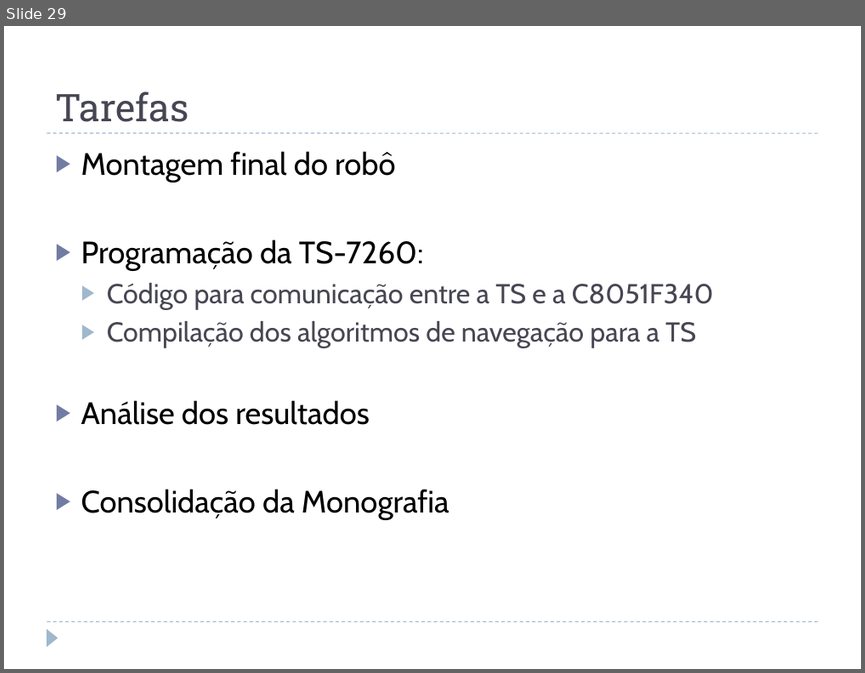
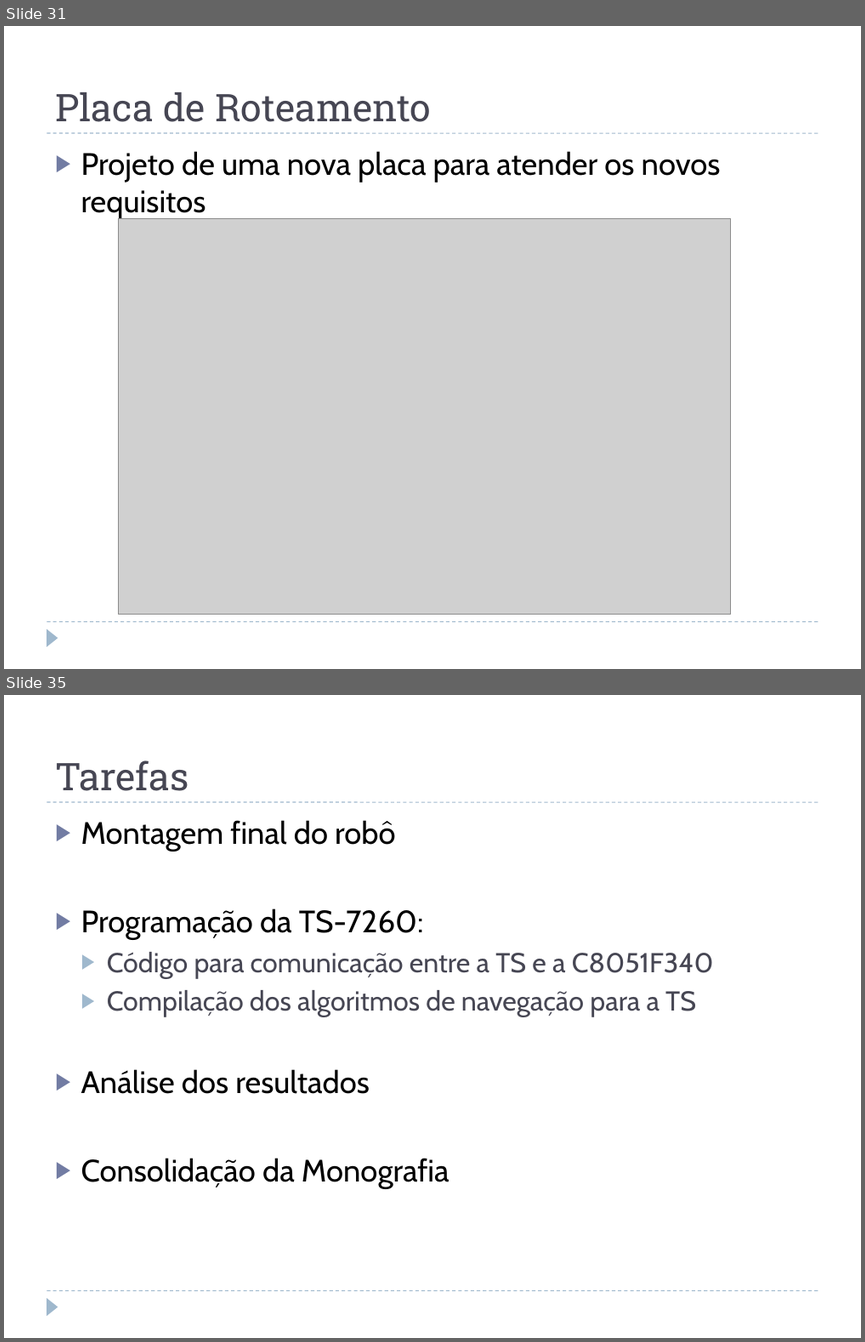
Before and after one commit to jcnborges/TCC, a slide deck: qualificacao.pptx. Shown one above the other, each under a label of ours: slide 29 before the commit, slides 31 and 35 after it; the slides between them are not shown. The pictures are 865x673 and 865x1342 pixels, drawn with LibreOffice and Linux fonts; fonts in the diff are those of the drawing; grey boxes stand for pictures. Boxes give left, top, right and bottom in pixels: in the first picture for what was removed or moved away, otherwise in the second. Text is boxed around its words. In the diff, an @@ line names an element or a change of style, - is before the commit and + after.

```diff
--- a/qualificacao.pptx
+++ b/qualificacao.pptx
@@ slide 31 added at (x1=4, y1=26, x2=861, y2=669), background #FFFFFF; not listed: 3 template elements that a slide beside it also shows @@
@@ title added at (x1=55, y1=92, x2=431, y2=122), 32 pt, text #464653 @@
+Placa de Roteamento
@@ text added at (x1=81, y1=151, x2=721, y2=219), 26 pt, text #000000 @@
+▶ Projeto de uma nova placa para atender os novos requisitos
@@ picture added at (x1=118, y1=219, x2=731, y2=613) @@
@@ what was slide 29 is now slide 35 @@
```
Also in this commit, not shown: 4 slides changed, 5 other slides added.
